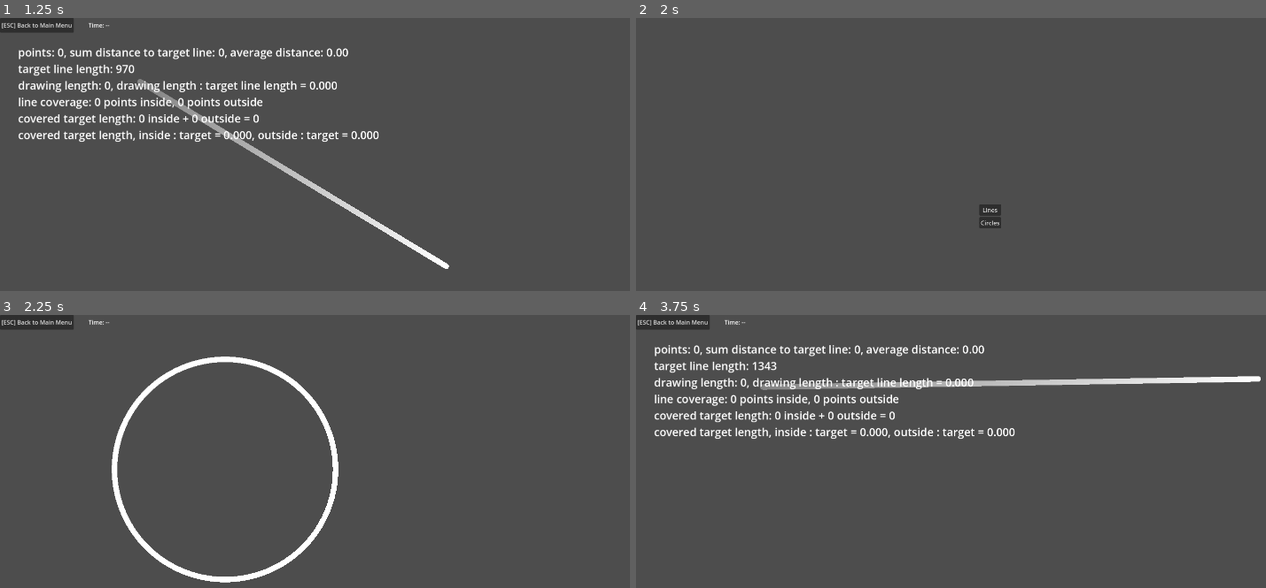
Above: before the commit, frames 1-4 (two rows, left to right).
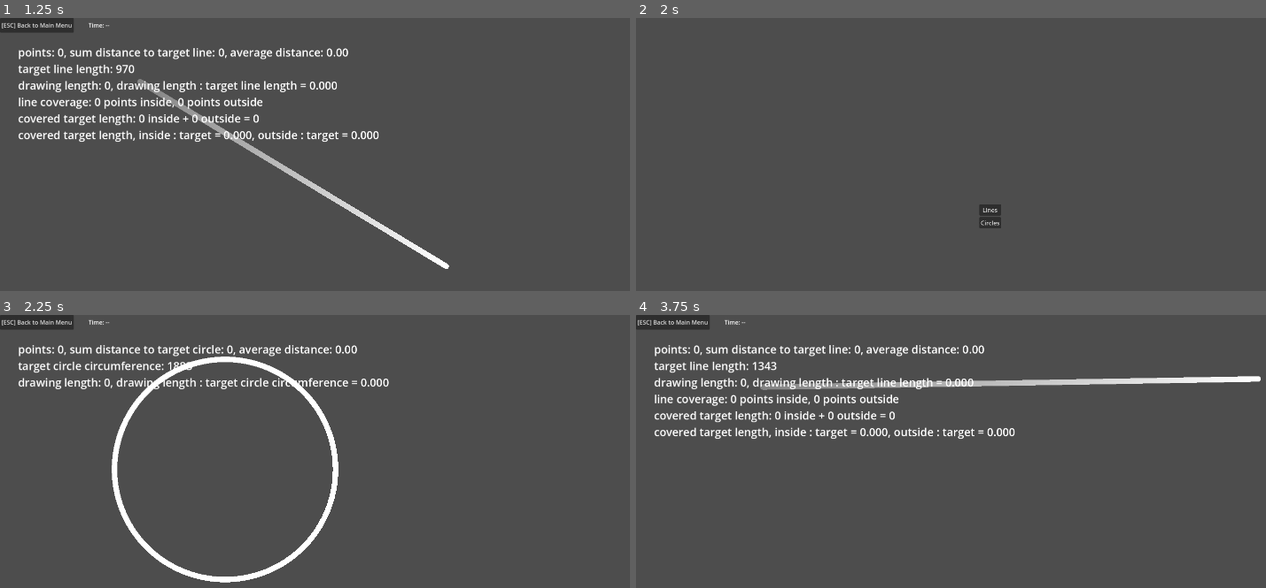
Above: after the commit, the same moments.

Repository: Toxe/godot-tablet-trainer
Game: Godot game, scene res://scenes/main_menu/main_menu.tscn
Same seed, same stepped clock (60 frames per second), same inputs: the game is played once before the commit and once after it.
Inputs:
- Up to frame 1 (1.25 s): click "Lines" at 0.5 s
- Up to frame 2 (2 s): click "[ESC] Back to Main Menu" at 1.25 s
- Up to frame 3 (2.25 s): click "Circles" at 2 s
- Up to frame 4 (3.75 s): click "[ESC] Back to Main Menu" at 2.75 s; click "Lines" at 3.5 s

Frames 1-2 are identical in both runs. In frame 3, 2.0% of the frame differs, in the area x 2-62%, y 11-28%; in frame 4, nothing differs.

Commit message:
Circle trainer updated

Diff:
--- a/TabletTrainer/scenes/circle_trainer/circle_trainer.gd
+++ b/TabletTrainer/scenes/circle_trainer/circle_trainer.gd
@@ -7,13 +7,31 @@
 
 var target_circle_position := Vector2.ZERO
 var target_circle_radius := 0.0
+var old_target_circle_position := Vector2.ZERO
+var old_target_circle_radius := 0.0
+
+var info_count_points := 0
+var info_sum_distance_to_target := 0.0
+var info_drawing_length := 0.0
+
+var debug_lines: Node2D = null
+var last_debug_line: Line2D = null
 
 @onready var drawing: Drawing = $Drawing
 @onready var trainer_ui: TrainerUI = $TrainerUI
+@onready var info_label: Label = $InfoLabel
 
 
 func _ready() -> void:
     create_new_target_circle()
+
+    reset_info_stats()
+    update_info_label()
+
+
+func _draw() -> void:
+    draw_arc(old_target_circle_position, old_target_circle_radius, 0.0, 2.0 * PI, 128, Color(0.4, 0.4, 0.4), target_circle_line_width)
+    draw_arc(target_circle_position, target_circle_radius, 0.0, 2.0 * PI, 128, Color.WHITE, target_circle_line_width)
 
 
 func create_new_target_circle() -> void:
@@ -34,27 +52,87 @@
     queue_redraw()
 
 
-func _draw() -> void:
-    draw_arc(target_circle_position, target_circle_radius, 0.0, 2.0 * PI, 128, Color.WHITE, target_circle_line_width)
+func reset_info_stats() -> void:
+    info_count_points = 0
+    info_sum_distance_to_target = 0.0
+    info_drawing_length = 0.0
+
+
+func update_info_label() -> void:
+    var average_distance_to_target := (info_sum_distance_to_target / info_count_points) if info_count_points > 0 else 0.0
+    var target_circle_circumference := 2.0 * PI * target_circle_radius
+
+    info_label.text = "points: %d, sum distance to target circle: %d, average distance: %0.2f\ntarget circle circumference: %d\ndrawing length: %d, drawing length : target circle circumference = %.03f" % [
+        info_count_points, info_sum_distance_to_target, average_distance_to_target,
+        target_circle_circumference,
+        info_drawing_length, info_drawing_length / target_circle_circumference,
+    ]
+
+
+func add_debug_line(point: Vector2) -> Line2D:
+    var direction_to_center := point.direction_to(target_circle_position)
+    var distance_to_center := point.distance_to(target_circle_position)
+    var distance_to_circle := absf(target_circle_radius - distance_to_center)
+
+    # add a new container for the debug lines
+    if debug_lines == null:
+        debug_lines = Node2D.new()
+        debug_lines.name = "debug_lines"
+        add_child(debug_lines)
+
+    var line := Line2D.new()
+    line.width = 1
+    line.default_color = Color.YELLOW if distance_to_center >= target_circle_radius else Color.ORANGE
+    line.add_point(point)
+    line.add_point(point + direction_to_center * (distance_to_center - target_circle_radius))
+    debug_lines.add_child(line)
+
+    var debug_line_normal := Vector2(-direction_to_center.y, direction_to_center.x)
+
+    var label := Label.new()
+    label.text = "%d" % [distance_to_circle]
+    label.position = point
+    label.position += direction_to_center * -10.0 + debug_line_normal * label.size.y / 2.0
+    label.rotation = line.points[1].angle_to_point(line.points[0])
+    label.z_index = 1
+    line.add_child(label)
+
+    return line
+
+
+func delete_debug_lines() -> void:
+    if debug_lines:
+        debug_lines.queue_free()
+        queue_redraw()
+
+
+func update_old_target_circle() -> void:
+    old_target_circle_position = target_circle_position
+    old_target_circle_radius = target_circle_radius
 
 
 func _on_drawing_started(_point: Vector2) -> void:
-    for child in get_children():
-        if child is Line2D:
-            child.queue_free()
+    reset_info_stats()
+    update_info_label()
+
+    delete_debug_lines()
 
 
 func _on_drawing_stopped(_point: Vector2) -> void:
+    update_old_target_circle()
     create_new_target_circle()
 
 
 func _on_drawing_point_added(point: Vector2) -> void:
-    var direction_to_center := point.direction_to(target_circle_position)
     var distance_to_center := point.distance_to(target_circle_position)
 
-    var debug_line := Line2D.new()
-    debug_line.width = 1
-    debug_line.default_color = Color.GREEN
-    debug_line.add_point(point)
-    debug_line.add_point(point + direction_to_center * (distance_to_center - target_circle_radius))
-    add_child(debug_line)
+    info_count_points += 1
+    info_sum_distance_to_target += absf(target_circle_radius - distance_to_center)
+
+    last_debug_line = add_debug_line(point)
+
+    update_info_label()
+
+
+func _on_drawing_line_drawn(start_point: Vector2, end_point: Vector2) -> void:
+    info_drawing_length += start_point.distance_to(end_point)
--- a/TabletTrainer/scenes/circle_trainer/circle_trainer.tscn
+++ b/TabletTrainer/scenes/circle_trainer/circle_trainer.tscn
@@ -12,6 +12,15 @@
 
 [node name="TrainerUI" parent="." instance=ExtResource("2_bhn12")]
 
+[node name="InfoLabel" type="Label" parent="."]
+offset_left = 49.0
+offset_top = 72.0
+offset_right = 105.0
+offset_bottom = 114.0
+theme_override_font_sizes/font_size = 30
+text = "info"
+
+[connection signal="line_drawn" from="Drawing" to="." method="_on_drawing_line_drawn"]
 [connection signal="point_added" from="Drawing" to="." method="_on_drawing_point_added"]
 [connection signal="started" from="Drawing" to="." method="_on_drawing_started"]
 [connection signal="started" from="Drawing" to="TrainerUI" method="_on_drawing_started"]
